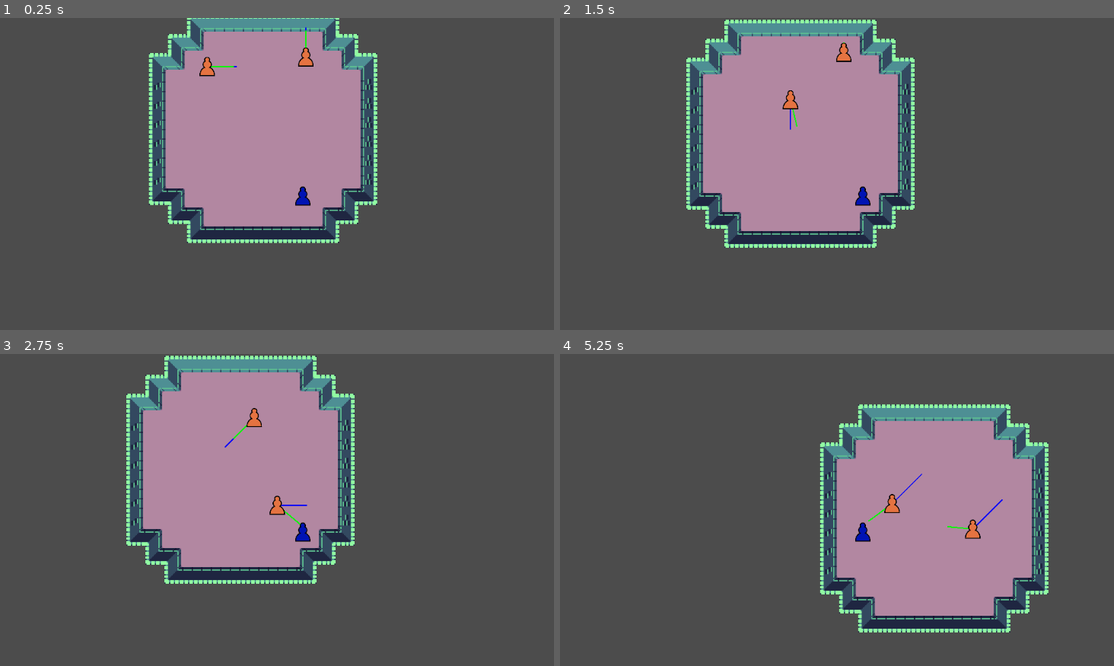
Above: before the commit, frames 1-4 (two rows, left to right).
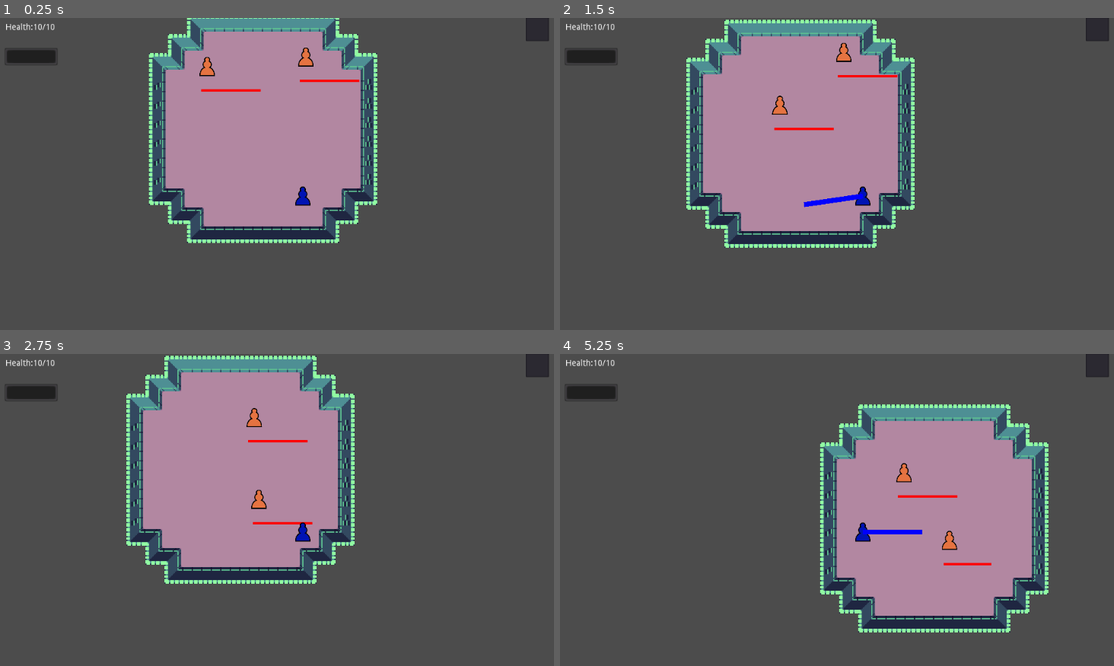
Above: after the commit, the same moments.

Repository: technofromage/chances_dungeon
Game: Godot game, scene res://Scenes/TestScene.tscn
Same seed, same stepped clock (60 frames per second), same inputs: the game is played once before the commit and once after it. This scene is started directly instead of the project's main scene.
Inputs (mouse positions are in pixels of both pictures, inside the frame that each line leads up to):
- Up to frame 1 (0.25 s): no input
- Up to frame 2 (1.5 s): move the mouse to (997, 177) at 0.52 s; hold D (game_right) 0.53-1.28 s; hold Space (game_attack) 0.53-1.28 s; click (997, 177) at 0.67 s; move the mouse to (742, 214) at 1.27 s; hold S (game_down) from 1.28 s (still down); tap Space (game_attack) at 1.35 s; click (742, 214) at 1.42 s
- Up to frame 3 (2.75 s): move the mouse to (365, 453) at 2.02 s; release S (game_down) at 2.03 s; hold D (game_right) from 2.03 s (still down); hold Space (game_attack) from 2.03 s (still down); click (365, 453) at 2.17 s
- Up to frame 4 (5.25 s): move the mouse to (831, 603) at 2.77 s; release D (game_right) at 2.78 s; release Space (game_attack) at 2.78 s; hold W (game_up) 2.78-3.53 s; tap Space (game_attack) at 2.85, 4.35 s; click (831, 603) at 2.92 s; move the mouse to (1047, 584) at 3.52 s; hold Space (game_attack) 3.53-4.28 s; hold A (game_left) 3.53-5.03 s; click (1047, 584) at 3.67 s; move the mouse to (681, 478) at 4.27 s; click (681, 478) at 4.42 s; move the mouse to (892, 531) at 5.02 s; hold S (game_down) from 5.03 s (still down); hold Space (game_attack) from 5.03 s (still down); click (892, 531) at 5.17 s

The runs differ from the first frame. In frame 1, 1.1% of the frame differs, in the area x 0-100%, y 0-24%; in frame 2, 1.4%; in frame 3, 1.3%; in frame 4, 1.7%, in the area x 0-100%, y 0-68%.

Commit message:
made attacks deal damage to monsters

Diff:
--- a/Globals/SpawnableObjects.tscn
+++ b/Globals/SpawnableObjects.tscn
@@ -1,10 +1,11 @@
-[gd_scene load_steps=6 format=2]
+[gd_scene load_steps=7 format=2]
 
 [ext_resource path="res://Objects/Scripts/SpinningLabel.gd" type="Script" id=1]
 [ext_resource path="res://Objects/Mobs/Player.tscn" type="PackedScene" id=2]
 [ext_resource path="res://Sprites/dice.png" type="Texture" id=3]
 [ext_resource path="res://Globals/Dice.gd" type="Script" id=4]
 [ext_resource path="res://Objects/Mobs/Monster.tscn" type="PackedScene" id=5]
+[ext_resource path="res://Objects/Scripts/LineEffect.gd" type="Script" id=6]
 
 [node name="SpawnableObjects" type="Node"]
 
@@ -19,8 +20,10 @@
 [node name="Player" parent="." instance=ExtResource( 2 )]
 
 [node name="DroppedWeapon" type="Sprite" parent="."]
+visible = false
 
 [node name="Dice" type="Sprite" parent="."]
+visible = false
 z_index = 1
 texture = ExtResource( 3 )
 region_enabled = true
@@ -28,4 +31,8 @@
 script = ExtResource( 4 )
 
 [node name="Monster" parent="." instance=ExtResource( 5 )]
+visible = false
 position = Vector2( 0.735107, 0 )
+
+[node name="LineEffect" type="Node2D" parent="."]
+script = ExtResource( 6 )
--- /dev/null
+++ b/Objects/GUI/Player_Gui.gd
@@ -0,0 +1,15 @@
+extends CanvasLayer
+
+var player:KinematicBody2D
+
+# Called when the node enters the scene tree for the first time.
+func _ready():
+	player = get_parent()
+
+func _process(delta):
+	$HealthLbl.text = "Health:%d/%d"%[player.health,player.maxHealth]
+	$HealthBar.value = player.health
+
+# Called every frame. 'delta' is the elapsed time since the previous frame.
+#func _process(delta):
+#	pass
--- a/Objects/GUI/Player_Gui.tscn
+++ b/Objects/GUI/Player_Gui.tscn
@@ -1,59 +1,43 @@
-[gd_scene format=2]
+[gd_scene load_steps=2 format=2]
+
+[ext_resource path="res://Objects/GUI/Player_Gui.gd" type="Script" id=1]
 
 [node name="Player_GUI" type="CanvasLayer"]
 follow_viewport_enable = true
+script = ExtResource( 1 )
 
-[node name="Container" type="Control" parent="."]
-anchor_right = 1.0
-anchor_bottom = 1.0
-margin_left = 1.54004
-margin_top = -0.513336
-margin_right = 1.54004
-margin_bottom = -0.513306
+[node name="HealthLbl" type="Label" parent="."]
+margin_left = 11.54
+margin_top = 9.48666
+margin_right = 137.54
+margin_bottom = 40.4867
+text = "Health X/X"
 __meta__ = {
 "_edit_use_anchors_": false
 }
 
-[node name="Healthbar" type="Control" parent="Container"]
+[node name="HealthBar" type="ProgressBar" parent="."]
 margin_left = 10.0
-margin_top = 10.0
-margin_right = 136.0
-margin_bottom = 41.0
-
-[node name="HealthLbl" type="Label" parent="Container/Healthbar"]
-margin_right = 60.0
-margin_bottom = 14.0
-text = "Health"
+margin_top = 50.0
+margin_right = 100.0
+margin_bottom = 80.0
+max_value = 10.0
+step = 1.0
+percent_visible = false
 __meta__ = {
 "_edit_use_anchors_": false
 }
 
-[node name="HealthCur" type="Label" parent="Container/Healthbar"]
-margin_left = 60.0
-margin_right = 80.0
-margin_bottom = 14.0
-text = "X"
+[node name="Inventory" type="Control" parent="."]
+margin_left = 1.54004
+margin_top = -0.513336
+margin_right = 41.54
+margin_bottom = 39.4867
 __meta__ = {
 "_edit_use_anchors_": false
 }
 
-[node name="HealthMax" type="Label" parent="Container/Healthbar"]
-margin_left = 80.0
-margin_right = 100.0
-margin_bottom = 14.0
-text = "X"
-__meta__ = {
-"_edit_use_anchors_": false
-}
-
-[node name="Inventory" type="Control" parent="Container"]
-margin_right = 40.0
-margin_bottom = 40.0
-__meta__ = {
-"_edit_use_anchors_": false
-}
-
-[node name="Weapons" type="ItemList" parent="Container/Inventory"]
+[node name="Weapons" type="ItemList" parent="Inventory"]
 anchor_left = 0.898
 anchor_right = 1.0
 anchor_bottom = 1.0
--- a/Objects/Mobs/Monster.tscn
+++ b/Objects/Mobs/Monster.tscn
@@ -31,6 +31,9 @@
 shape = SubResource( 1 )
 
 [node name="WeaponHitbox" type="Area2D" parent="."]
+monitorable = false
+collision_layer = 16
+collision_mask = 2
 
 [node name="CollisionShape2D" type="CollisionShape2D" parent="WeaponHitbox"]
 shape = SubResource( 2 )
--- a/Objects/Mobs/Player.tscn
+++ b/Objects/Mobs/Player.tscn
@@ -1,8 +1,9 @@
-[gd_scene load_steps=6 format=2]
+[gd_scene load_steps=7 format=2]
 
 [ext_resource path="res://Objects/Scripts/Player.gd" type="Script" id=1]
 [ext_resource path="res://Sprites/JohnPabloc_Chess/w_pawn_png_128px.png" type="Texture" id=2]
 [ext_resource path="res://Resources/Base/BaseWeapon.tres" type="Resource" id=3]
+[ext_resource path="res://Objects/GUI/Player_Gui.tscn" type="PackedScene" id=4]
 
 [sub_resource type="CircleShape2D" id=1]
 radius = 22.762
@@ -27,6 +28,12 @@
 shape = SubResource( 1 )
 
 [node name="WeaponHitbox" type="Area2D" parent="."]
+monitorable = false
+collision_layer = 8
+collision_mask = 4
 
 [node name="CollisionShape2D" type="CollisionShape2D" parent="WeaponHitbox"]
 shape = SubResource( 2 )
+
+[node name="Player_GUI" parent="." instance=ExtResource( 4 )]
+follow_viewport_enable = false
--- /dev/null
+++ b/Objects/Scripts/LineEffect.gd
@@ -0,0 +1,14 @@
+extends Node2D
+
+var counter = 10.0
+var endPoint = Vector2(100,100)
+var color = Color.greenyellow
+
+func _process(delta):
+	counter -= 0.4
+	if counter < 0:
+		queue_free()
+	update()
+
+func _draw():
+	draw_line(Vector2.ZERO, endPoint, color, counter)
--- a/Objects/Scripts/Monster.gd
+++ b/Objects/Scripts/Monster.gd
@@ -12,5 +12,6 @@
 	update()
 
 func _draw():
-	draw_line(Vector2(0,0), AI.wonderDirection*50,Color.blue,2)
-	draw_line(Vector2(0,0), velocity*50,Color.green,2)
+	draw_line(Vector2(-10,40),Vector2(-10+health*10,40),Color.red,4)
+#	draw_line(Vector2(0,0), AI.wonderDirection*50,Color.blue,2)
+#	draw_line(Vector2(0,0), velocity*50,Color.green,2)
--- a/Objects/Scripts/Player.gd
+++ b/Objects/Scripts/Player.gd
@@ -14,9 +14,8 @@
 #	print(input)
 	velocity = input.normalized()
 	if Input.is_action_pressed("game_attack") or ( event is InputEventMouseButton):
-		print("AAA")
 		var attackDir = get_global_mouse_position()
-		attackDir = position.direction_to(attackDir-position)
-		print(attackDir)
-		print(attackDir-position)
+		attackDir = position.direction_to(attackDir)
+#		print("Player>",attackDir)
+#		print("Player>",attackDir-position)
 		equipedWep.attack(self, attackDir)
--- a/Resources/Base/BaseAI.gd
+++ b/Resources/Base/BaseAI.gd
@@ -15,12 +15,12 @@
 		wonderTimer = 40
 	wonderTimer-=1
 	var targetVelocity = wonderDirection
-	var collisions = scanBox.get_overlapping_areas()
+	var collisions = scanBox.get_overlapping_bodies()
 	for thing in collisions:#if see player, wall, or other monster
-		var parent = thing.get_parent()
-		var directionToObject = source.position.direction_to(parent.position)
-		var distanceToObject = source.position.distance_to(parent.position)
-		match(parent.type):
+		#var parent = thing.get_parent()
+		var directionToObject = source.position.direction_to(thing.position)
+		var distanceToObject = source.position.distance_to(thing.position)
+		match(thing.type):
 			Glob.mobType.MONSTER:
 				targetVelocity += directionToObject*distanceToObject*(-1)#move away from friend
 			Glob.mobType.PLAYER:
--- a/Resources/Base/BaseMob.gd
+++ b/Resources/Base/BaseMob.gd
@@ -9,9 +9,29 @@
 export (mobType) var type:int
 export var equipedWep:Resource
 export var speed = 150
-export var MaxHealth = 10
-var health = MaxHealth
+export var maxHealth = 10
+var health = maxHealth
 var velocity = Vector2(0,0)
+var knockbackVal = 0.0
+var knockbackDirection = Vector2(0,0)
+export var poise = 40
 
 func _physics_process(delta):
-	move_and_slide(velocity*speed)
+	if health == 0:
+		queue_free()
+	if knockbackVal>10:#loose controll
+		move_and_slide(knockbackDirection*knockbackVal)
+		knockbackVal-=poise
+	elif knockbackVal>0:#parial controll
+		move_and_slide(velocity*speed+knockbackDirection*knockbackVal)
+		knockbackVal-=poise
+	else:#full controll
+		move_and_slide(velocity*speed)
+
+func set_knockback(direction:Vector2, value:int):
+	knockbackVal = value
+	knockbackDirection = direction
+
+func process_death():#TODO: drop loot
+	#especcially important to bo overwritten in the player mob
+	queue_free()
--- a/Resources/Base/Weapon.gd
+++ b/Resources/Base/Weapon.gd
@@ -20,9 +20,18 @@
 	#This function is a generic call, and can be overwritten
 	#This version just does a basic jab
 	var startpos = source.position
-	print("attacking!")
-	var HB = source.get_node("WeaponHitbox/CollisionShape2D")
-	HB.shape.b=direction*rangeLimit
+#	print("attacking!")
+	var HB:Area2D = source.get_node("WeaponHitbox")
+	HB.get_child(0).shape.b=direction*rangeLimit
+	var hitThings = HB.get_overlapping_bodies()
+	for object in hitThings:
+		print("hit!")
+		object.health-=1
+		object.set_knockback(direction,500)
 	if cooldownTimer <= 0:
 		isAttacking=true
 		upswing = true
+	var affect = Glob.summonObject("LineEffect",source)
+	affect.position=Vector2.ZERO#source.position
+	affect.endPoint = direction*rangeLimit
+	affect.color=Color.blue
--- a/Scenes/DungeonMap.tscn
+++ b/Scenes/DungeonMap.tscn
@@ -75,7 +75,5 @@
 [node name="MobContainer" type="Node" parent="."]
 
 [node name="LootContainer" type="Node" parent="."]
-
-[node name="EffectContainer" type="Node" parent="."]
 [connection signal="pressed" from="DungeonMasterGUI/DungeonText/Button" to="DungeonMasterGUI" method="_on_Button_pressed"]
 [connection signal="pressed" from="DungeonMasterGUI/StartButton" to="DungeonMasterGUI" method="_on_StartButton_pressed"]
--- a/Scenes/TestScene.tscn
+++ b/Scenes/TestScene.tscn
@@ -9,11 +9,6 @@
 
 [node name="Room_basic" parent="." instance=ExtResource( 1 )]
 
-[node name="Player" parent="." instance=ExtResource( 2 )]
-position = Vector2( 66.7897, 113.217 )
-
-[node name="EffectContainer" type="Node" parent="."]
-
 [node name="PauseMenu" parent="." instance=ExtResource( 3 )]
 
 [node name="Monster" parent="." instance=ExtResource( 4 )]
@@ -21,3 +16,6 @@
 
 [node name="Monster2" parent="." instance=ExtResource( 4 )]
 position = Vector2( -106.701, -105.886 )
+
+[node name="Player" parent="." instance=ExtResource( 2 )]
+position = Vector2( 66.7897, 113.217 )
